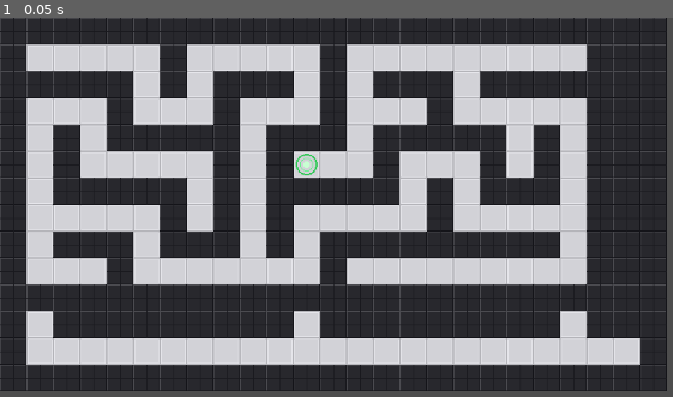
Above: before the commit, frame 1.
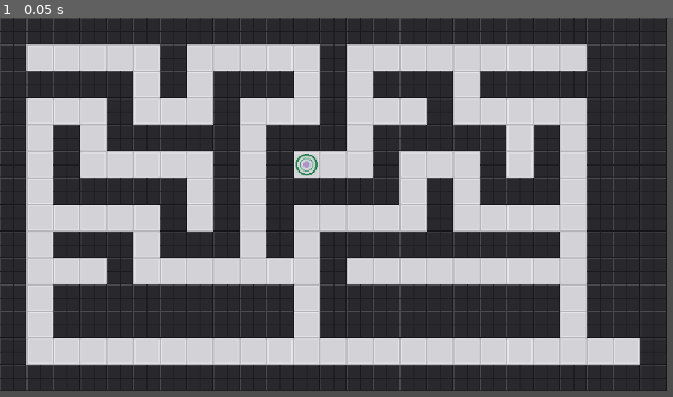
Above: after the commit, the same moment.

Repository: Max11-Siphe/After-Image
Game: Godot game, scene res://levels/maze_1_city.tscn
The game is run twice, just before and just after one commit, with the same random seed, the same clock (stepped at 60 frames per second) and the same inputs. This scene is started directly instead of the project's main scene.
Inputs:
- Up to frame 1 (0.05 s): no input

The runs differ from the first frame. In frame 1, 0.9% of the frame differs, in the area x 3-88%, y 35-78%.

Commit message:
Fix: Updated mazes with 'X'

Diff:
--- a/after-image/levels/base_maze.gd
+++ b/after-image/levels/base_maze.gd
@@ -7,6 +7,7 @@
 
 var spawn_grid_pos: Vector2i
 var goal_grid_pos: Vector2i
+var swap_grid_pos: Vector2i = Vector2i(-1, -1)
 
 var _glow_tween: Tween
 var _flash_tween: Tween
@@ -44,6 +45,8 @@
 				goal_grid_pos = coords
 				if goal_sprite:
 					goal_sprite.position = Vector2(coords.x * 32 + 16, coords.y * 32 + 16)
+			elif cell_char == "X":              # ADD THIS BLOCK
+				swap_grid_pos = coords
 
 func set_occupied(occupied: bool) -> void:
 	if _glow_tween:
--- a/after-image/levels/maze_1_city.tscn
+++ b/after-image/levels/maze_1_city.tscn
@@ -16,9 +16,9 @@
 #.....#.#.#.....#.....###
 #.###.###.#.#########.###
 #...#.......#.........###
-#########################
 #.#########.#########.###
-#.......................#
+#.#########.#########.###
+#X......................#
 #########################"
 
 [node name="TileMapLayer" type="TileMapLayer" parent="." unique_id=901834456]
@@ -26,3 +26,7 @@
 
 [node name="Goal" type="Sprite2D" parent="." unique_id=1357813012]
 texture = ExtResource("3_goal_texture")
+
+[node name="SwapMarker" type="Sprite2D" parent="Goal" unique_id=1097473129]
+modulate = Color(0.85430586, 0.58383155, 0.95468724, 1)
+texture = ExtResource("3_goal_texture")
--- a/after-image/levels/maze_1_cloud.tscn
+++ b/after-image/levels/maze_1_cloud.tscn
@@ -16,9 +16,9 @@
 #...#.#...#...#.#.#.#.###
 #.###.###.#.#.###.#.#.###
 #...#.......#.....#...###
-#########################
 #.#########.#########.###
-#.......................#
+#.#########.#########.###
+#X......................#
 #########################"
 
 [node name="TileMapLayer" type="TileMapLayer" parent="." unique_id=901834456]
@@ -26,3 +26,7 @@
 
 [node name="Goal" type="Sprite2D" parent="." unique_id=1357813012]
 texture = ExtResource("3_e5f1k")
+
+[node name="SwapMarker" type="Sprite2D" parent="Goal" unique_id=51959882]
+modulate = Color(0.85430586, 0.58383155, 0.95468724, 1)
+texture = ExtResource("3_e5f1k")
--- a/after-image/levels/maze_1_dungeon.tscn
+++ b/after-image/levels/maze_1_dungeon.tscn
@@ -16,9 +16,9 @@
 #...#...#...#.......#.###
 #.#.###.#####.#####.#.###
 #.#...........#.......###
-#########################
 #.#########.#########.###
-#.......................#
+#.#########.#########.###
+#X......................#
 #########################"
 
 [node name="TileMapLayer" type="TileMapLayer" parent="." unique_id=396810365]
@@ -26,3 +26,7 @@
 
 [node name="Goal" type="Sprite2D" parent="." unique_id=526132102]
 texture = ExtResource("3_u4pm8")
+
+[node name="SwapMarker" type="Sprite2D" parent="Goal" unique_id=290973812]
+modulate = Color(0.85430586, 0.58383155, 0.95468724, 1)
+texture = ExtResource("3_u4pm8")
--- a/after-image/levels/maze_2_city.tscn
+++ b/after-image/levels/maze_2_city.tscn
@@ -16,9 +16,9 @@
 #.....#.#.#.#.......#.###
 #.#.###.#.###.#######.###
 #.#.....#.............###
-#########################
 #.#########.#########.###
-#.......................#
+#.#########.#########.###
+#X......................#
 #########################"
 
 [node name="TileMapLayer" type="TileMapLayer" parent="." unique_id=585138925]
@@ -26,3 +26,7 @@
 
 [node name="Goal" type="Sprite2D" parent="." unique_id=351377750]
 texture = ExtResource("3_goal_texture")
+
+[node name="SwapMarker" type="Sprite2D" parent="Goal" unique_id=505689270]
+modulate = Color(0.8548469, 0.58383155, 0.95468724, 1)
+texture = ExtResource("3_goal_texture")
--- a/after-image/levels/maze_2_cloud.tscn
+++ b/after-image/levels/maze_2_cloud.tscn
@@ -16,9 +16,9 @@
 #.....#.....#.#.#.#...###
 #####.#.###.###.#.#######
 #.......#.......#....G###
-#########################
 #.#########.#########.###
-#.......................#
+#.#########.#########.###
+#X......................#
 #########################"
 
 [node name="TileMapLayer" type="TileMapLayer" parent="." unique_id=585138925]
@@ -26,3 +26,7 @@
 
 [node name="Goal" type="Sprite2D" parent="." unique_id=351377750]
 texture = ExtResource("3_khj38")
+
+[node name="SwapMarker" type="Sprite2D" parent="Goal" unique_id=793380000]
+modulate = Color(0.85430586, 0.58383155, 0.95468724, 1)
+texture = ExtResource("3_khj38")
--- a/after-image/levels/maze_2_dungeon.tscn
+++ b/after-image/levels/maze_2_dungeon.tscn
@@ -16,9 +16,9 @@
 #.#...#.#.....#.....#.###
 #.#.#####.#####.#####.###
 #.........#...........###
-#########################
 #.#########.#########.###
-#.......................#
+#.#########.#########.###
+#X......................#
 #########################"
 
 [node name="TileMapLayer" type="TileMapLayer" parent="." unique_id=1696963516]
@@ -26,3 +26,7 @@
 
 [node name="Goal" type="Sprite2D" parent="." unique_id=720881181]
 texture = ExtResource("3_goal_texture")
+
+[node name="SwapMarker" type="Sprite2D" parent="Goal" unique_id=340050965]
+modulate = Color(0.85430586, 0.58383155, 0.95468724, 1)
+texture = ExtResource("3_goal_texture")
--- a/after-image/players/player.gd
+++ b/after-image/players/player.gd
@@ -1,10 +1,12 @@
 extends CharacterBody2D
 
 signal goal_reached
+signal swap_zone_entered
 
 @export var is_inverted: bool = false
 @export var spawn_grid_pos: Vector2i = Vector2i(1, 1)
 @export var goal_grid_pos: Vector2i = Vector2i(23, 12)
+@export var swap_grid_pos: Vector2i = Vector2i(-1, -1)
 @export var maze_layer: TileMapLayer
 
 var grid_pos: Vector2i
@@ -20,6 +22,14 @@
 		else:
 			sprite.texture = load("res://placeholder_art/char1.png")
 	reset_to_start()
+
+func update_sprite() -> void:
+	var sprite = $Sprite2D
+	if sprite:
+		if is_inverted:
+			sprite.texture = load("res://placeholder_art/char2.png")
+		else:
+			sprite.texture = load("res://placeholder_art/char1.png")
 
 func reset_to_start() -> void:
 	grid_pos = spawn_grid_pos
@@ -58,7 +68,12 @@
 	tween.tween_callback(func():
 		is_moving = false
 		check_goal()
+		check_swap()
 	)
+
+func check_swap() -> void:
+	if swap_grid_pos.x >= 0 and grid_pos == swap_grid_pos:
+		swap_zone_entered.emit()
 
 func check_goal() -> void:
 	var on_goal = (grid_pos == goal_grid_pos)
--- a/after-image/scripts/game_manager.gd
+++ b/after-image/scripts/game_manager.gd
@@ -129,7 +129,9 @@
 	character1.maze_layer = maze1.tilemap_layer
 	character1.spawn_grid_pos = maze1.spawn_grid_pos
 	character1.goal_grid_pos = maze1.goal_grid_pos
+	character1.swap_grid_pos = maze1.swap_grid_pos
 	character1.goal_reached.connect(_on_character_goal_reached)
+	character1.swap_zone_entered.connect(_on_swap_zone_entered)
 	maze1.add_child(character1)
 
 	character2 = player_scene.instantiate()
@@ -138,11 +140,22 @@
 	character2.maze_layer = maze2.tilemap_layer
 	character2.spawn_grid_pos = maze2.spawn_grid_pos
 	character2.goal_grid_pos = maze2.goal_grid_pos
+	character2.swap_grid_pos = maze2.swap_grid_pos
 	character2.goal_reached.connect(_on_character_goal_reached)
+	character2.swap_zone_entered.connect(_on_swap_zone_entered)
 	maze2.add_child(character2)
 
 	# 4. Restart gameplay loop
 	restart_game()
+
+func _on_swap_zone_entered() -> void:
+	if is_game_won:
+		return
+	character1.is_inverted = !character1.is_inverted
+	character2.is_inverted = !character2.is_inverted
+	character1.update_sprite()
+	character2.update_sprite()
+	toggle_view()
 
 func toggle_view() -> void:
 	if current_view == 1:
